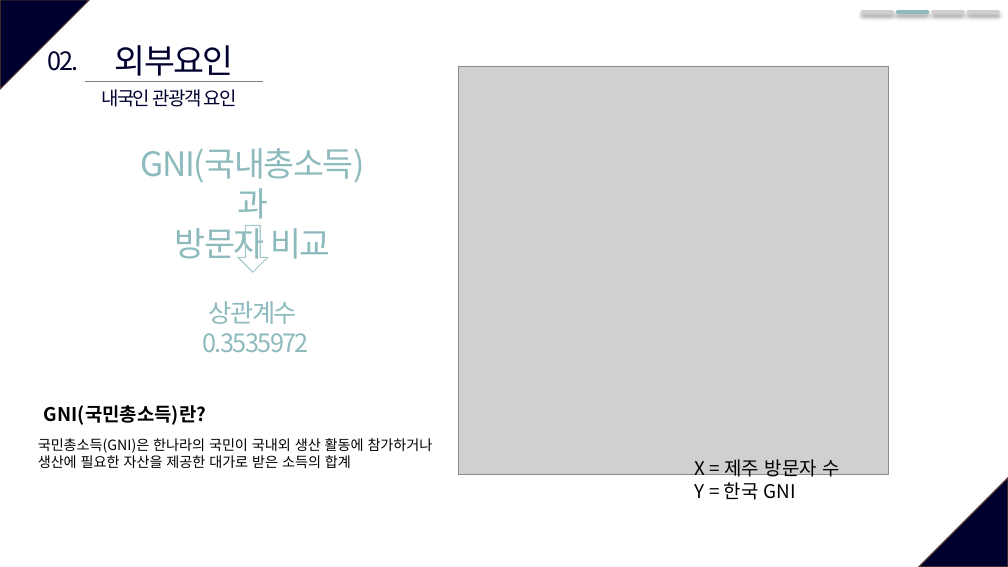
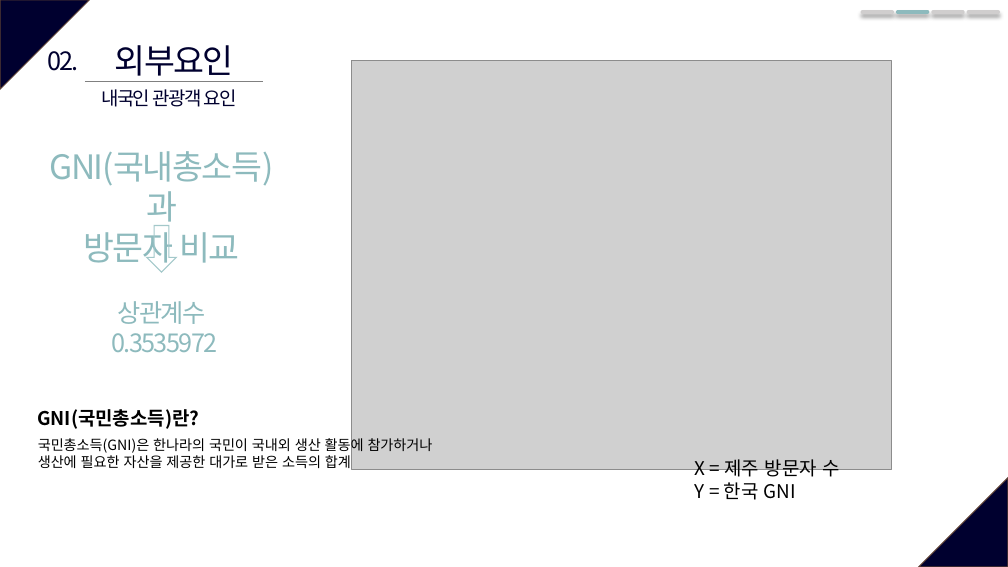
Before and after one commit to so-jeong0127/6-project, a slide deck: slide 11 of 6조_외부환경영향.pptx (slide 10 before the commit). Drawn at 1008x567 pixels with LibreOffice and Linux fonts; fonts in the diff are those of the drawing; grey boxes stand for pictures. Boxes give left, top, right and bottom in pixels: in the first picture for what was removed or moved away, otherwise in the second. Text is boxed around its words. In the diff, an @@ line names an element or a change of style, - is before the commit and + after.

```diff
--- a/6조_외부환경영향.pptx
+++ b/6조_외부환경영향.pptx
@@ picture: place and size @@
-picture at bbox=[458, 66, 889, 475]
+picture at bbox=[352, 60, 891, 470]
@@ text "GNI(국내총소득)과": place and size @@
-text "GNI(국내총소득)과" at bbox=[141, 148, 365, 266]
+text "GNI(국내총소득)과" at bbox=[50, 151, 274, 269]
@@ down arrow: place and size @@
-down arrow at bbox=[238, 225, 268, 272]
+down arrow at bbox=[147, 225, 176, 272]
@@ text "상관계수": place and size @@
-text "상관계수" at bbox=[203, 301, 309, 352]
+text "상관계수" at bbox=[111, 301, 217, 352]
@@ text "GNI(국민총소득)란?": place and size @@
-text "GNI(국민총소득)란?" at bbox=[44, 405, 206, 425]
+text "GNI(국민총소득)란?" at bbox=[37, 409, 199, 429]
```
Also in this commit, not shown: 1 other slide changed, 2 other files.
